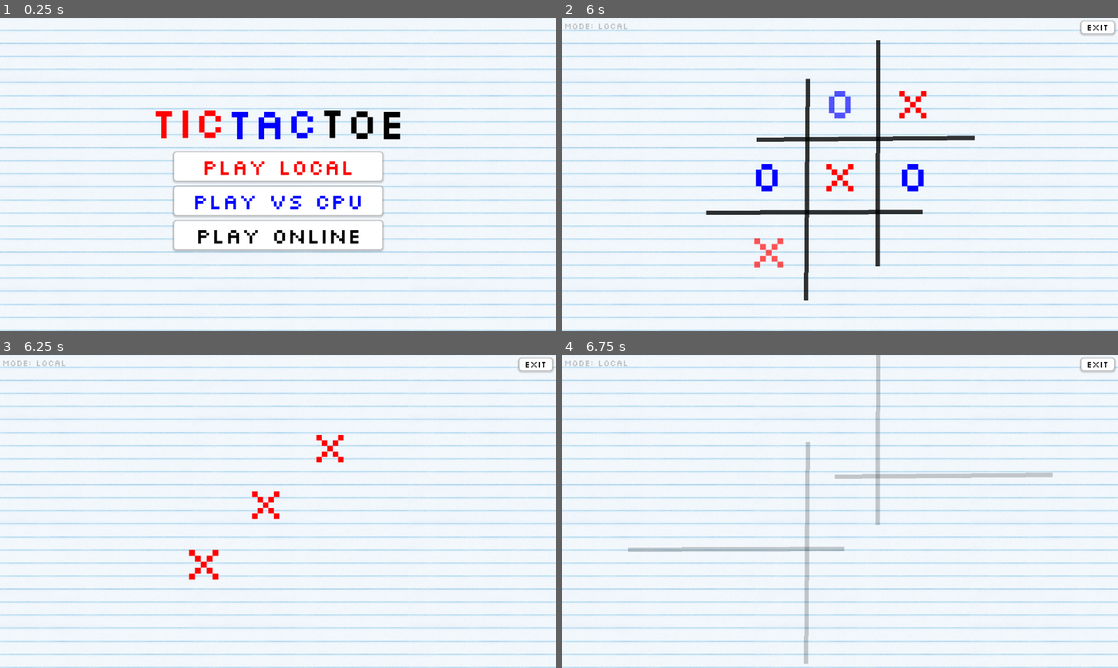
Above: before the commit, frames 1-4 (two rows, left to right).
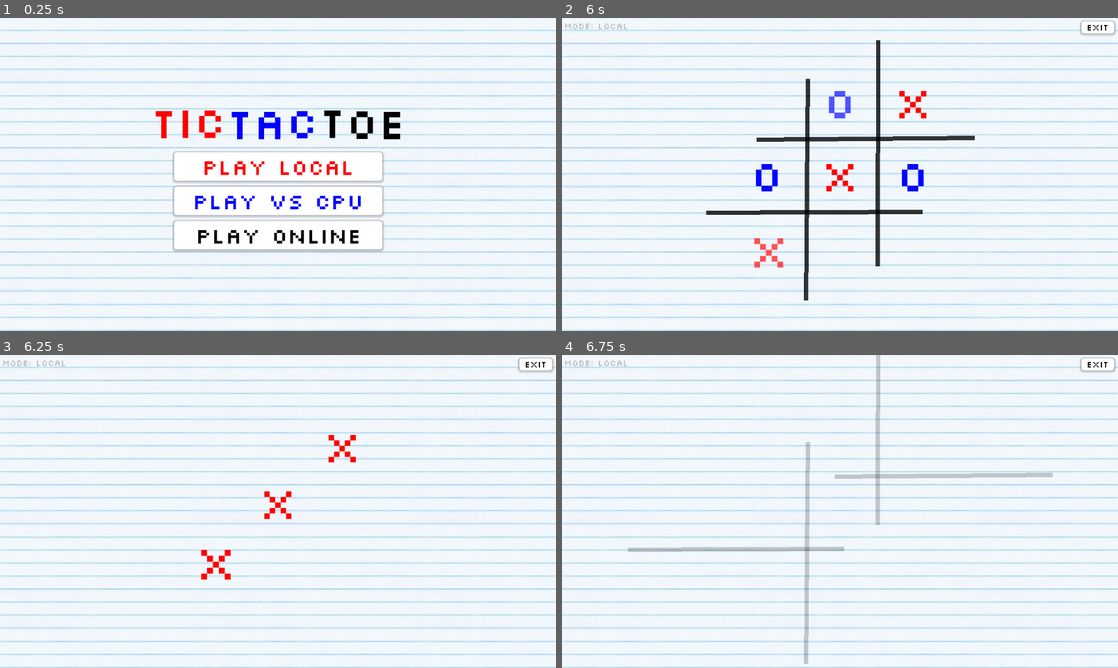
Above: after the commit, the same moments.

Repository: Neo-Ciber94/godot_tic_tac_toe
Game: Godot game, scene res://ui/scenes/main_menu.tscn
Two runs of this game, one before a commit and one after it. Both use one fixed random seed, a clock stepped at 60 frames per second and the inputs below.
Inputs (mouse positions are in pixels of both pictures, inside the frame that each line leads up to):
- Up to frame 1 (0.25 s): no input
- Up to frame 2 (6 s): click "Play Local" at 0.5 s; tap Enter at 1.25 s; move the mouse to (767, 102) at 1.27 s; click (767, 102) at 1.42 s; move the mouse to (840, 102) at 2.02 s; click (840, 102) at 2.17 s; move the mouse to (912, 102) at 2.77 s; click (912, 102) at 2.92 s; move the mouse to (767, 174) at 3.52 s; click (767, 174) at 3.67 s; move the mouse to (840, 174) at 4.27 s; click (840, 174) at 4.42 s; move the mouse to (912, 174) at 5.02 s; click (912, 174) at 5.17 s; move the mouse to (767, 246) at 5.77 s; click (767, 246) at 5.92 s
- Up to frame 3 (6.25 s): no input
- Up to frame 4 (6.75 s): move the mouse to (840, 511) at 6.52 s; click (840, 511) at 6.67 s

Frames 1-2 are identical in both runs. In frame 3, 1.0% of the frame differs, in the area x 33-64%, y 25-72%; in frame 4, nothing differs.

Commit message:
fix logic to center winning value

Diff:
--- a/ui/board/board.gd
+++ b/ui/board/board.gd
@@ -72,7 +72,7 @@
 	for slot in other_slots:
 		tween.tween_property(slot, "modulate:a", 0.0, 0.05);
 
-	var screen_center = Vector2(get_viewport().size / 2)
+	var screen_center = Vector2(get_viewport().get_visible_rect().size / 2)
 
 	for slot in winner_slots:
 		var center_position = screen_center - slot.size / 2;
